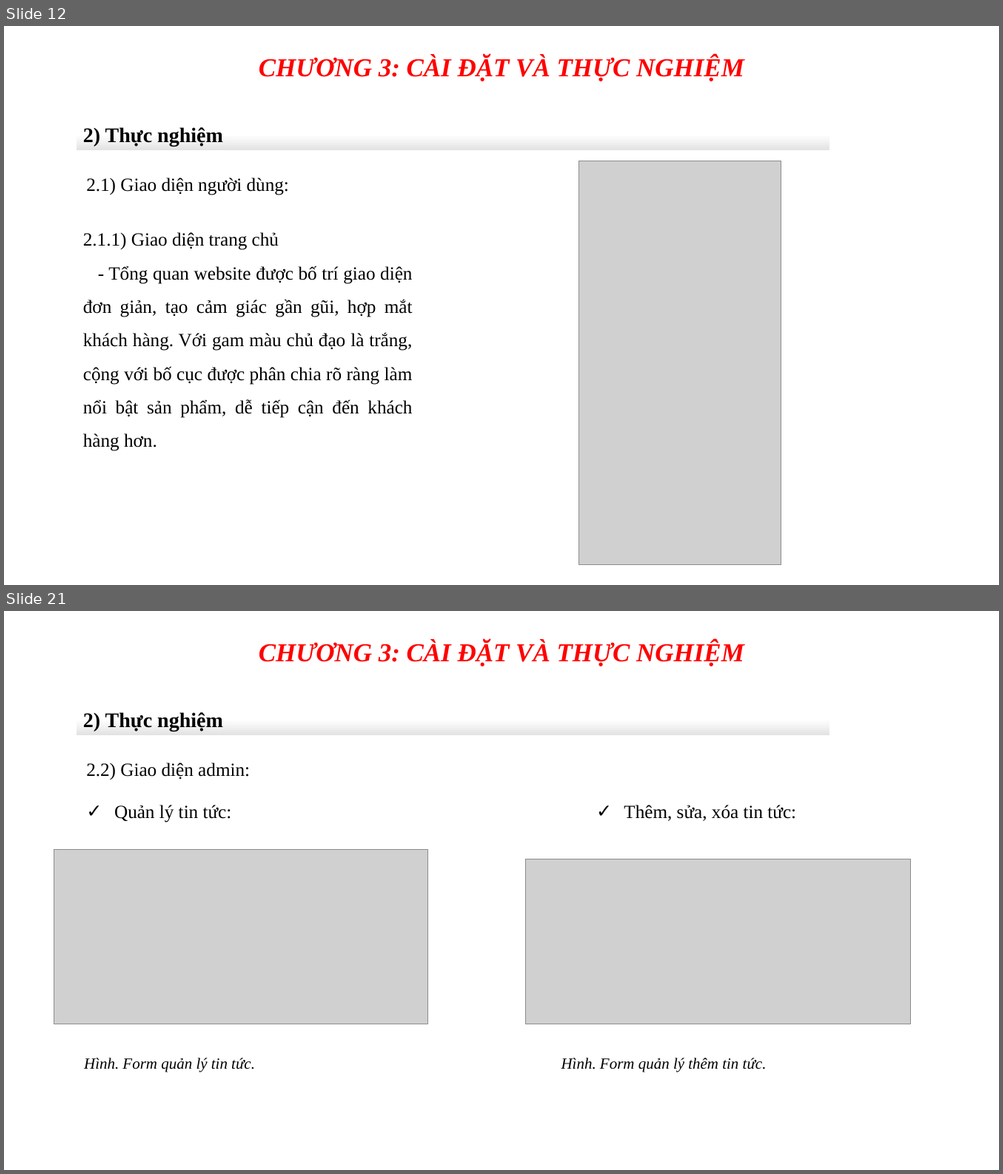
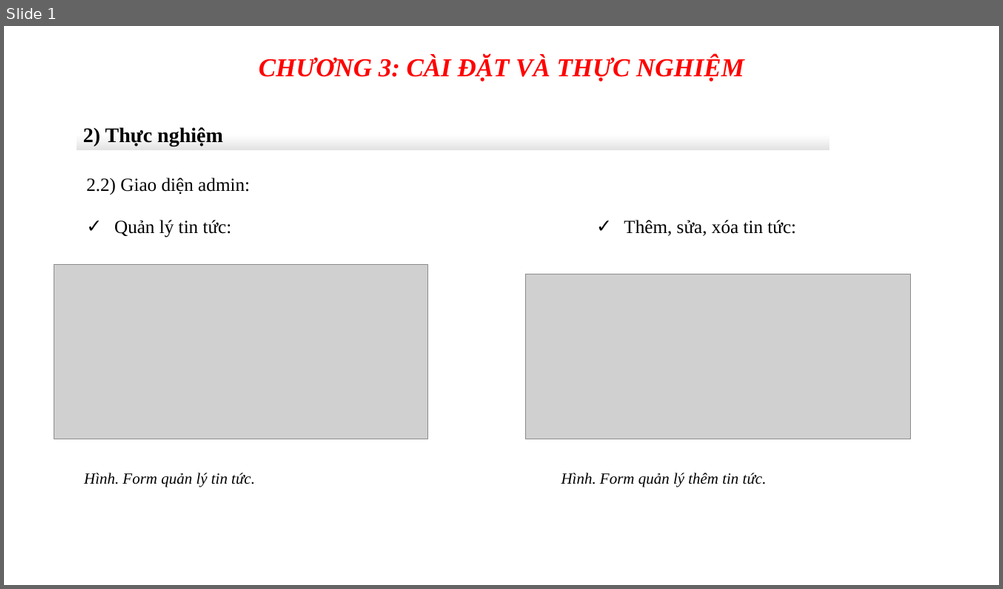
Before and after one commit to vothihoangyen/demo8-6, a slide deck: BỘ-TÀI-NGUYÊN-MÔI-TRƯỜNG-1.pptx. Shown one above the other, each under a label of ours: slides 12 and 21 before the commit, slide 1 after it; the slides between them are not shown. The pictures are 1003x1174 and 1003x589 pixels, drawn with LibreOffice and Linux fonts; fonts in the diff are those of the drawing; grey boxes stand for pictures; background and template pictures are left out. Boxes give left, top, right and bottom in pixels: in the first picture for what was removed or moved away, otherwise in the second. Text is boxed around its words. In the diff, an @@ line names an element or a change of style, - is before the commit and + after.

Commit message:
xoa bot trang silde

```diff
--- a/BỘ-TÀI-NGUYÊN-MÔI-TRƯỜNG-1.pptx
+++ b/BỘ-TÀI-NGUYÊN-MÔI-TRƯỜNG-1.pptx
@@ slide 12 removed at [4, 26, 999, 585], background picture (left out) @@
@@ text removed at [259, 56, 744, 82] @@
-CHƯƠNG 3: CÀI ĐẶT VÀ THỰC NGHIỆM
@@ rectangle removed at [76, 118, 829, 150] @@
-2) Thực nghiệm
@@ text removed at [86, 178, 289, 195] @@
-2.1) Giao diện người dùng:
@@ picture removed at [579, 161, 782, 565] @@
@@ text removed at [83, 232, 412, 452] @@
-2.1.1) Giao diện trang chủ
-- Tổng quan website được bố trí giao diện đơn giản, tạo cảm giác gần gũi, hợp mắt khách hàng. Với gam màu chủ đạo là trắng, cộng với bố cục được phân chia rõ ràng làm nổi bật sản phẩm, dễ tiếp cận đến khách hàng hơn.
@@ what was slide 21 is now slide 1 @@
```
Also in this commit, not shown: 19 other slides removed.
